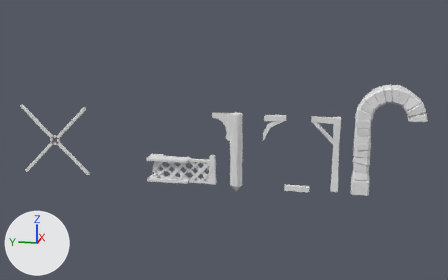
Before and after pictures for a commit that changed the FBX model Assets/Art/Models/Environment/Architecture/Support Beams & Pillars.fbx.
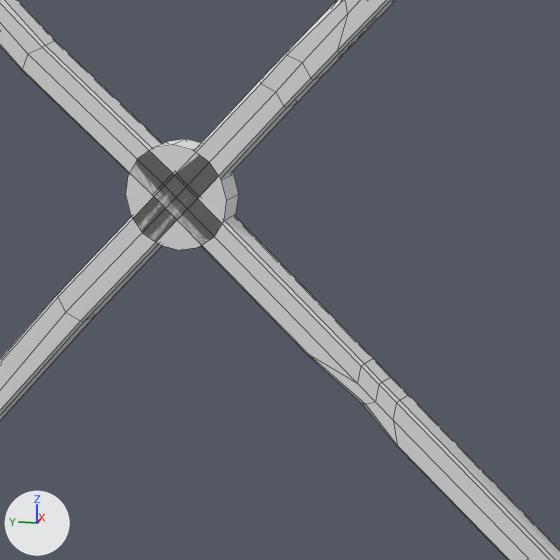
Each version appears first whole from a camera (50 mm lens) standing at (-43.2, -1.33, 7.93) and looking at (-18.86, 3.54, 1.85), and next in a close-up on the part from 9% to 19% of the width and 44% to 61% of the height. The axes (+X, +Y, +Z) are drawn at lower left. The lights are the same throughout. The close-ups show mesh edges as thin lines. Materials are left out; every surface is plain grey. Where no turn or scale is listed for an object, it has been applied to the vertices. Vertices at the same position are counted once.

Objects in the first close-up: 'WallWoodBracerCross'.
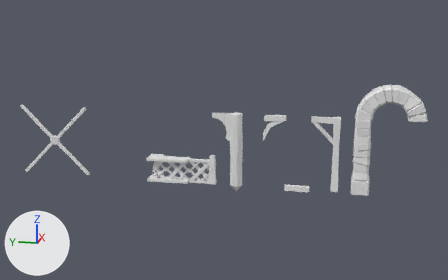
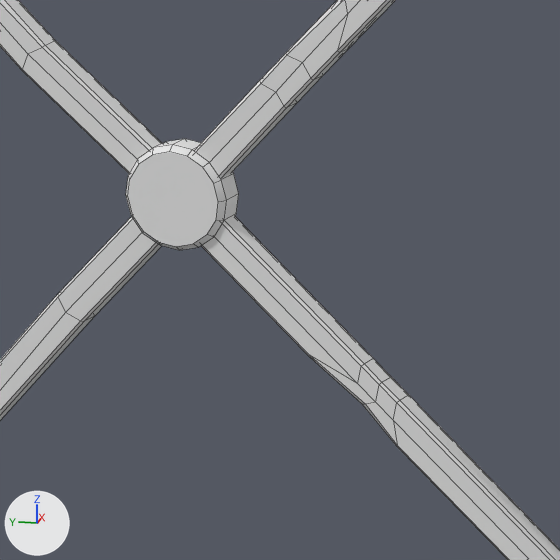
Boxes (x1, y1, x2, y2) around the edits, measured in the close-ups (560 x 560 px):
part 1 of me_wallwoodbracercross_001, added: after (126, 145, 226, 250)

The change, as a list of edits to the scene's bpy script:
```text
Change me_wallwoodbracercross_001:
    used by ob_wallwoodbracercross; location = (-19.0, 11.0, 0.0)
    remove me_wallwoodbracercross_001.from_pydata(...)  # 306 vertices, 292 faces; spans x 0.04..0.17, y -1.5..1.5, z 0.0..3.0
    add me_wallwoodbracercross_001.from_pydata(...)  # 322 vertices, 308 faces; spans x 0.02..0.17, y -1.5..1.5, z 0.0..3.0
    me_wallwoodbracercross_001 part 1: 16 vertices added at x 0.02, y -0.18..0.18, z 1.32..1.68
```
